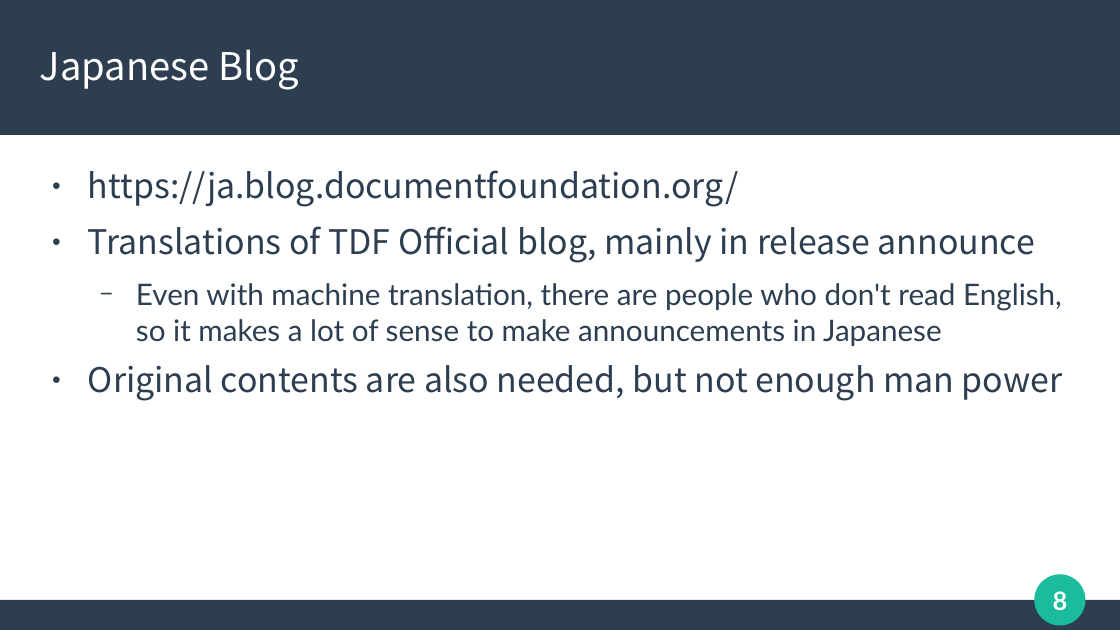
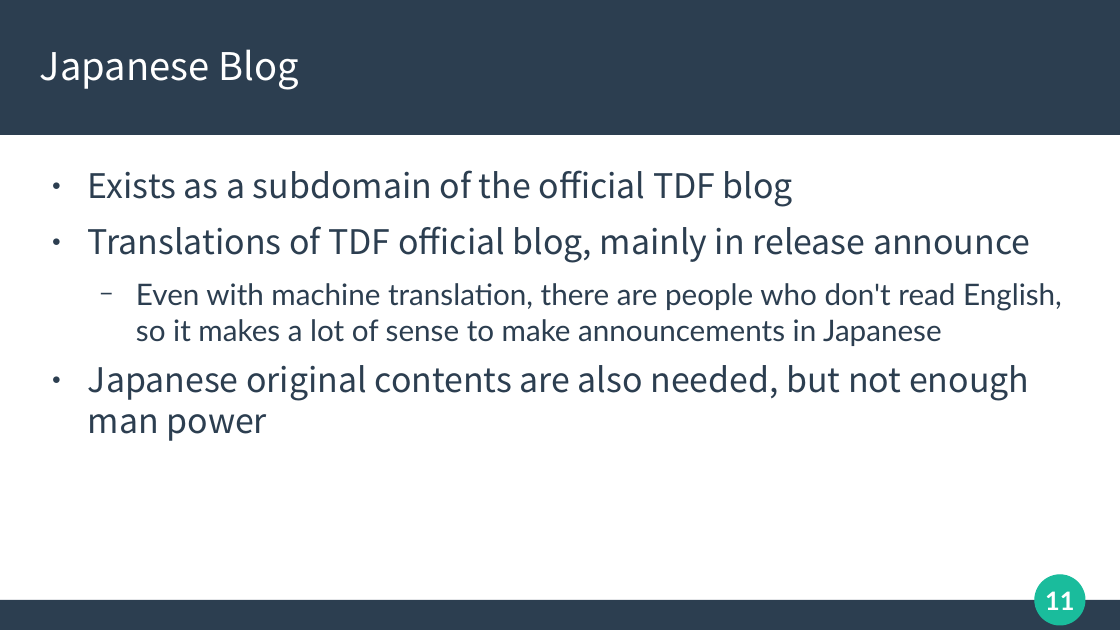
Before and after one commit to naruoga/presentations, a slide deck: slide 11 of 20231008-LOUCA2023-LibO-Japanese-Activities.odp (slide 8 before the commit). Drawn at 1120x630 pixels with LibreOffice and Linux fonts; fonts in the diff are those of the drawing. Boxes give left, top, right and bottom in pixels: in the first picture for what was removed or moved away, otherwise in the second. Text is boxed around its words. In the diff, an @@ line names an element or a change of style, - is before the commit and + after.

```diff
--- a/20231008-LOUCA2023-LibO-Japanese-Activities.odp
+++ b/20231008-LOUCA2023-LibO-Japanese-Activities.odp
@@ text at box(88, 170, 1030, 263): text changed @@
-● https://ja.blog.documentfoundation.org/
-● Translations of TDF Official blog, mainly in release announce
+● Exists as a subdomain of the official TDF blog
+● Translations of TDF official blog, mainly in release announce
@@ text at box(88, 365, 1029, 441): text changed @@
-● Original contents are also needed, but not enough man power
+● Japanese original contents are also needed, but not enough man power
@@ page number at box(1045, 591, 1074, 610): text changed @@
-8
+11
```
Also in this commit, not shown: 9 other slides changed, 9 slides added.
